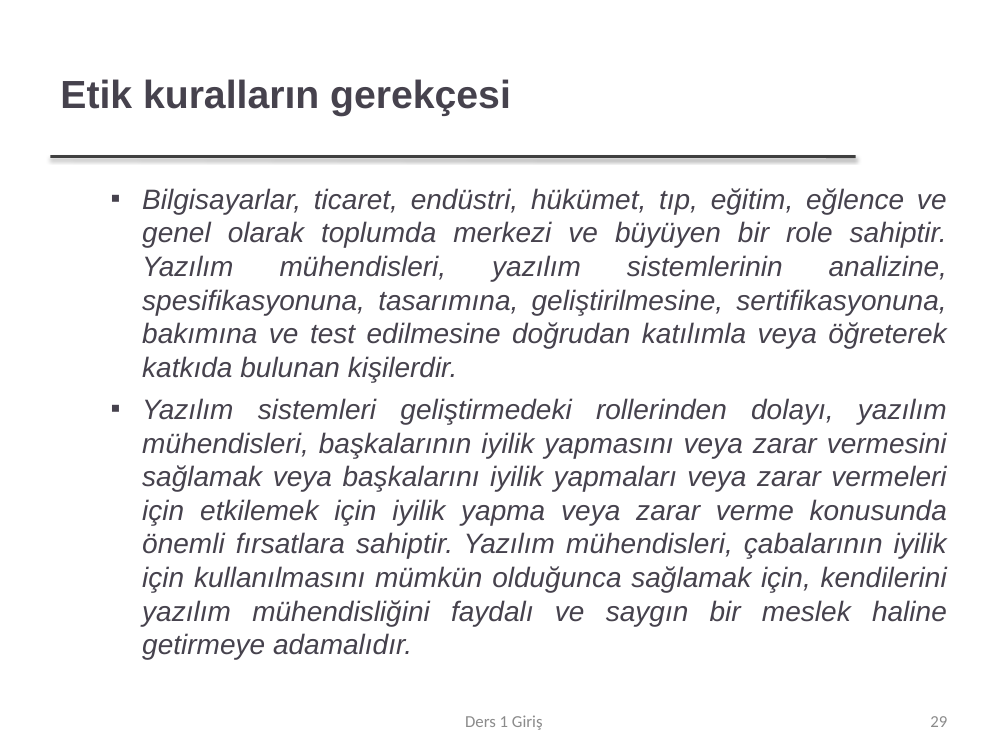
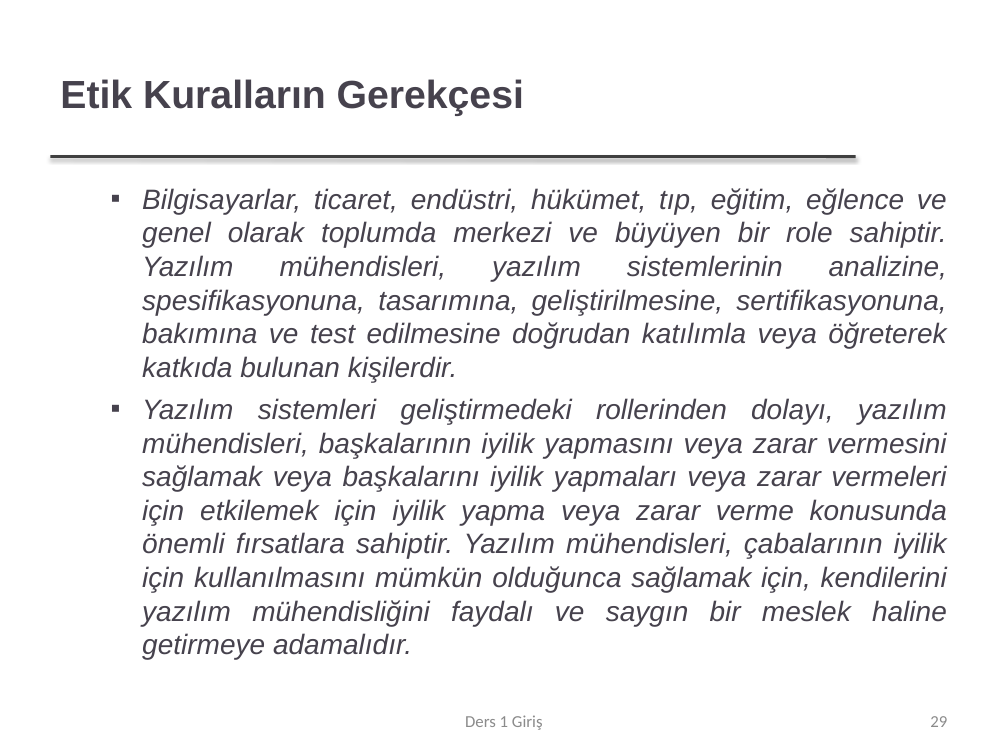
Before and after one commit to FurkanGozukara/Yazilim-Muhendisligi-IT522-2021, a slide deck: slide 29 of dersler/Ders 1 - Giriş.pptx. Drawn at 1008x756 pixels with LibreOffice and Linux fonts; fonts in the diff are those of the drawing; background and template pictures are left out. Boxes give left, top, right and bottom in pixels: in the first picture for what was removed or moved away, otherwise in the second. Text is boxed around its words. In the diff, an @@ line names an element or a change of style, - is before the commit and + after.

```diff
--- a/dersler/Ders 1 - Giriş.pptx
+++ b/dersler/Ders 1 - Giriş.pptx
@@ title at [60, 79, 524, 116]: text changed @@
-Etik kuralların gerekçesi
+Etik Kuralların Gerekçesi
```
Also in this commit, not shown: 42 other slides changed, 1 slide added, 1 slide removed, 1 other file.
